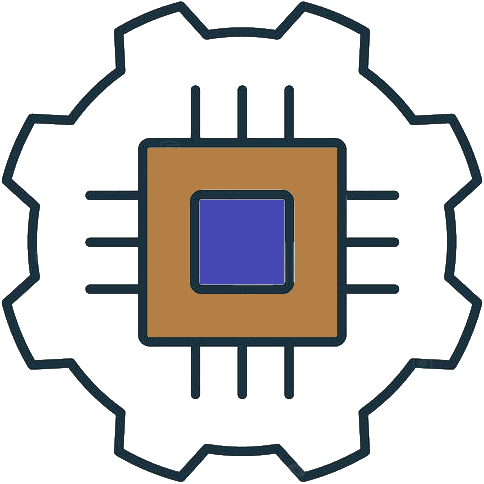
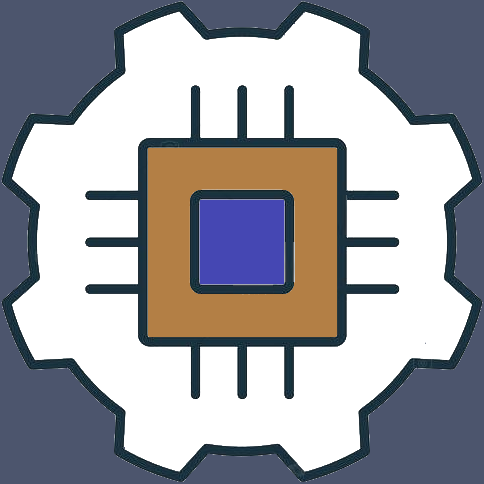
Layered file, before and after one edit (484x484). Changes by layer:
showed "Bak", painted on it over [0, 0, 484, 484]
